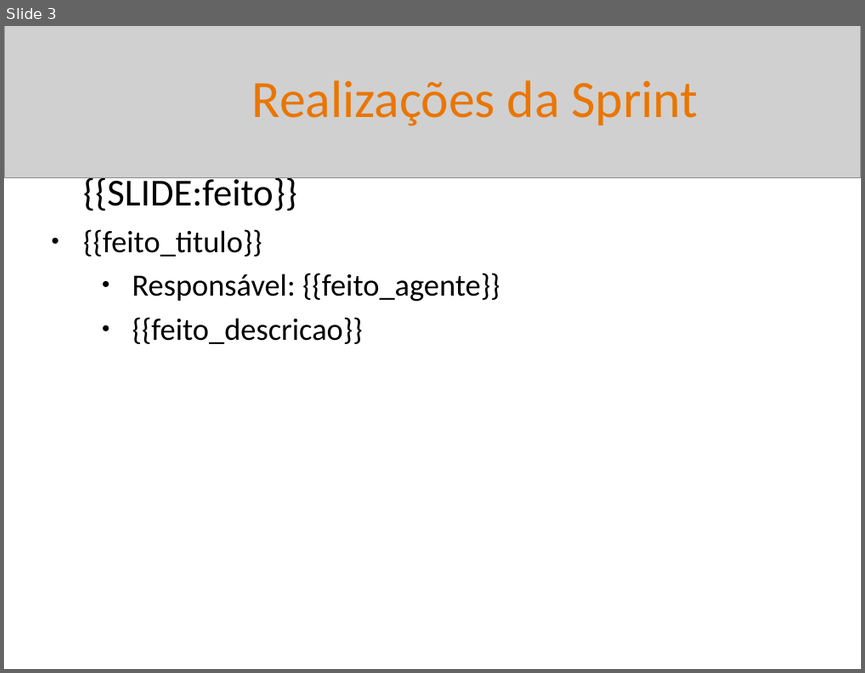
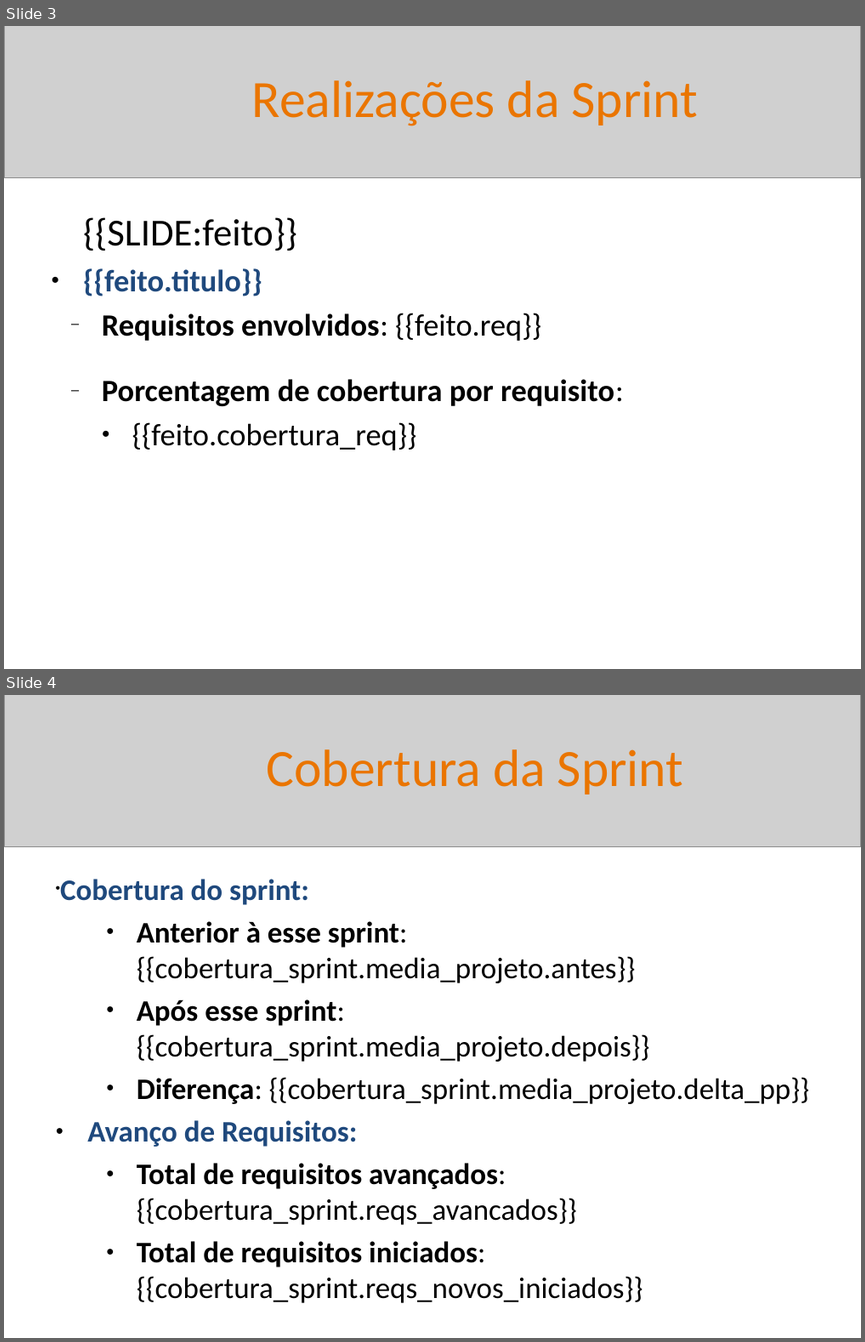
Before and after one commit to BetoFigu66/AgenteAssistenteDeVendas, a slide deck: artefatos/gerente_de_projetos/report_templates/template_sprint_review_interno.pptx. Shown one above the other, each under a label of ours: slide 3 before the commit, slides 3 and 4 after it. The pictures are 865x673 and 865x1342 pixels, drawn with LibreOffice and Linux fonts; fonts in the diff are those of the drawing; grey boxes stand for pictures. Boxes give left, top, right and bottom in pixels: in the first picture for what was removed or moved away, otherwise in the second. Text is boxed around its words. In the diff, an @@ line names an element or a change of style, - is before the commit and + after.

Commit message:
Evolução do gerente de projetos na geração de sprint report.

```diff
--- a/artefatos/gerente_de_projetos/report_templates/template_sprint_review_interno.pptx
+++ b/artefatos/gerente_de_projetos/report_templates/template_sprint_review_interno.pptx
@@ slide 4 added at (4,695,861,1338), background #FFFFFF @@
@@ picture added at (4,695,861,846) @@
@@ text added at (267,749,684,794), 44 pt, text #EA7500 @@
+Cobertura da Sprint
@@ text added at (60,879,810,1303), 25 pt, text #000000 @@
+• Cobertura do sprint:
+  ● Anterior à esse sprint: {{cobertura_sprint.media_projeto.antes}}
+  ● Após esse sprint: {{cobertura_sprint.media_projeto.depois}}
+  ● Diferença: {{cobertura_sprint.media_projeto.delta_pp}}
+● Avanço de Requisitos:
+  ● Total de requisitos avançados: {{cobertura_sprint.reqs_avancados}}
+  ● Total de requisitos iniciados: {{cobertura_sprint.reqs_novos_iniciados}}
@@ slide 3 changed as well @@
@@ text "{{SLIDE:feito}}": place and size @@
-text "{{SLIDE:feito}}" at (83,174,500,344)
+text "{{SLIDE:feito}}" at (83,217,624,450)
@@ text at (83,268,624,450): text changed; bold on @@
-● {{feito_titulo}}
-  ● Responsável: {{feito_agente}}
-  ● {{feito_descricao}}
+● {{feito.titulo}}
+  – Requisitos envolvidos: {{feito.req}}
+  – Porcentagem de cobertura por requisito:
+  ● {{feito.cobertura_req}}
```
Also in this commit, not shown: 6 other slides changed, 3 other slides added, 2 slides removed, 12 other files.
